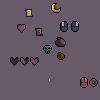
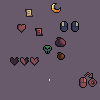
Layered file, before and after one edit (100 × 100). Changes by layer:
painted on "ExamineItem.png" over [79, 72, 98, 88]
